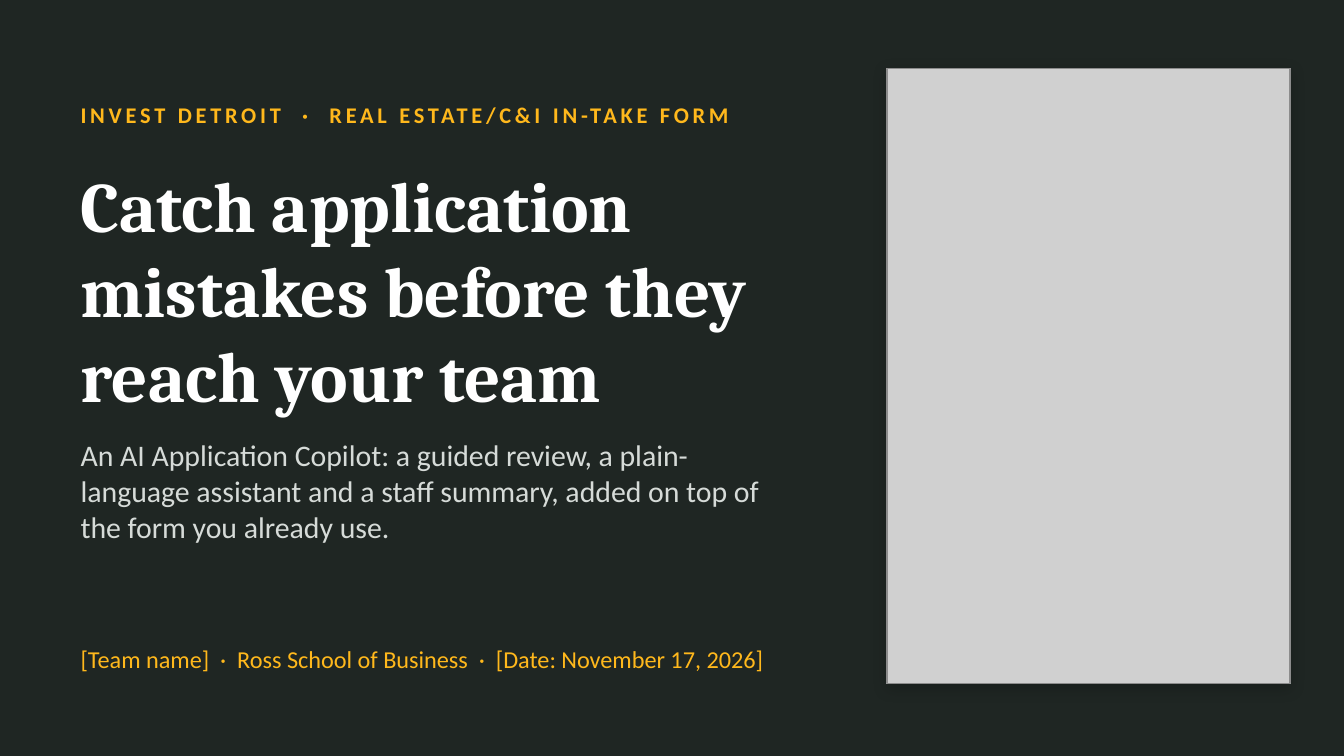
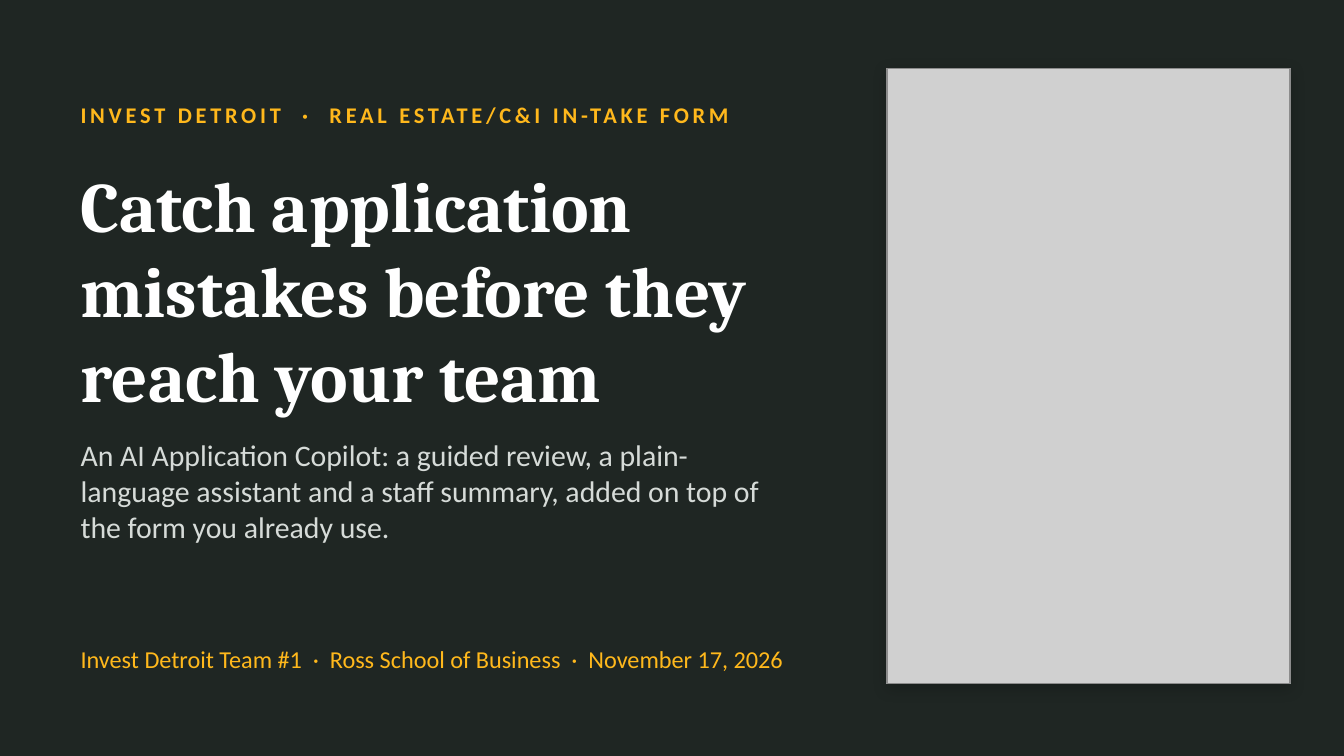
Before and after one commit to Ross-Business-Tech/Invest-Detroit-Project-1, a slide deck: slide 1 of docs/slides/Invest-Detroit-Copilot-Client-Deck.pptx. Drawn at 1344x756 pixels with LibreOffice and Linux fonts; fonts in the diff are those of the drawing; grey boxes stand for pictures. Boxes give left, top, right and bottom in pixels: in the first picture for what was removed or moved away, otherwise in the second. Text is boxed around its words. In the diff, an @@ line names an element or a change of style, - is before the commit and + after.

```diff
--- a/docs/slides/Invest-Detroit-Copilot-Client-Deck.pptx
+++ b/docs/slides/Invest-Detroit-Copilot-Client-Deck.pptx
@@ text at (81, 651, 783, 671): text changed @@
-[Team name] · Ross School of Business · [Date: November 17, 2026]
+Invest Detroit Team #1 · Ross School of Business · November 17, 2026
```
Also in this commit, not shown: 31 other slides changed, 7 other files.
